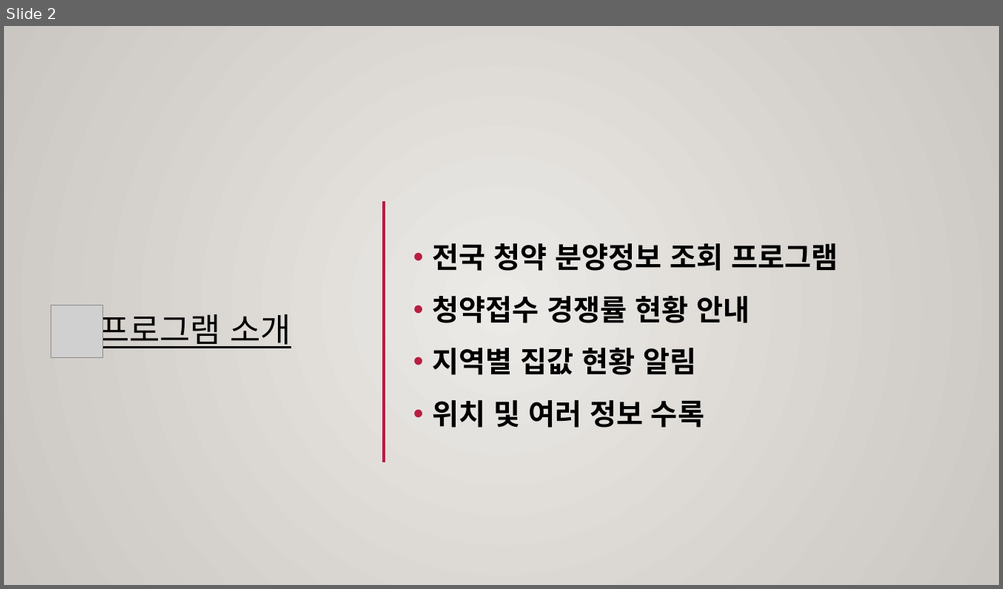
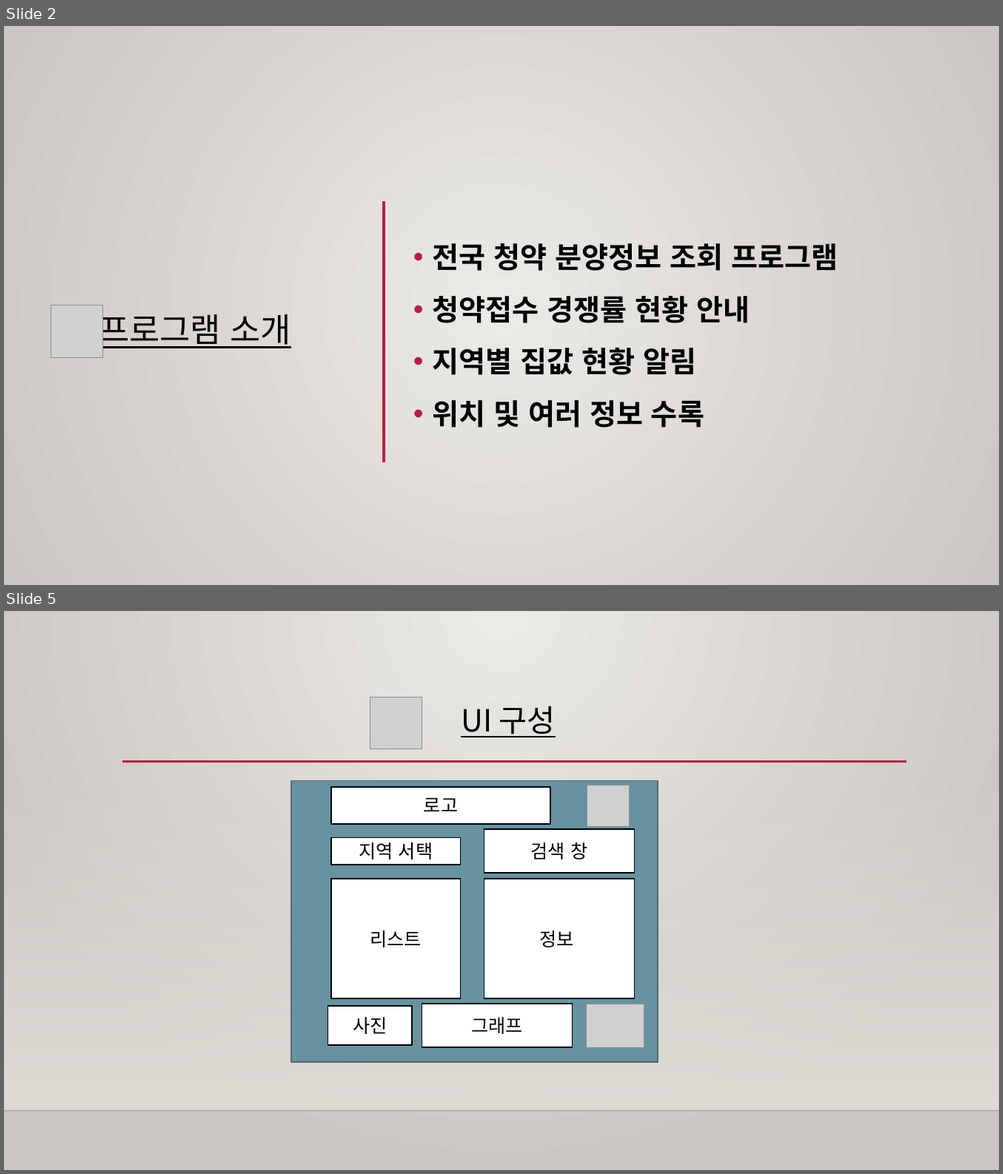
Before and after one commit to changgeunjoe/scriptLang, a slide deck: 프로젝트 발표자료/스크립트 언어 기획 발표.pptx. Shown one above the other, each under a label of ours: slide 2 before the commit, slides 2 and 5 after it; the slides between them are not shown. The pictures are 1003x589 and 1003x1174 pixels, drawn with LibreOffice and Linux fonts; fonts in the diff are those of the drawing; grey boxes stand for pictures; background and template pictures are left out. Boxes give left, top, right and bottom in pixels: in the first picture for what was removed or moved away, otherwise in the second. Text is boxed around its words. In the diff, an @@ line names an element or a change of style, - is before the commit and + after.

```diff
--- a/프로젝트 발표자료/스크립트 언어 기획 발표.pptx
+++ b/프로젝트 발표자료/스크립트 언어 기획 발표.pptx
@@ slide 5 added at bbox=[4, 611, 999, 1170], background gradient #ECEAE7 to #CAC7C1; not listed: 3 template elements that a slide beside it also shows @@
@@ picture added at bbox=[370, 698, 422, 750] @@
@@ text added at bbox=[461, 706, 555, 738], 29.6 pt, text #000000, underline @@
+UI 구성
@@ rectangle added at bbox=[291, 781, 658, 1062], fill #6892A0, outline #4D6C76 1.25 pt @@
@@ rectangle added at bbox=[332, 787, 550, 824], fill #FFFFFF, outline #000000 1.25 pt, 18 pt, text #000000 @@
+로고
@@ picture added at bbox=[586, 786, 629, 827] @@
@@ rectangle added at bbox=[484, 829, 634, 874], fill #FFFFFF, outline #000000 1.25 pt, 18 pt, text #000000 @@
+검색 창
@@ rectangle added at bbox=[332, 838, 461, 865], fill #FFFFFF, outline #000000 1.25 pt, 18 pt, text #000000 @@
+지역 서택
@@ rectangle added at bbox=[332, 879, 461, 999], fill #FFFFFF, outline #000000 1.25 pt, 18 pt, text #000000 @@
+리스트
@@ rectangle added at bbox=[484, 879, 634, 999], fill #FFFFFF, outline #000000 1.25 pt, 18 pt, text #000000 @@
+정보
@@ rectangle added at bbox=[328, 1006, 412, 1046], fill #FFFFFF, outline #000000 1.25 pt, 18 pt, text #000000 @@
+사진
@@ rectangle added at bbox=[422, 1003, 572, 1048], fill #FFFFFF, outline #000000 1.25 pt, 18 pt, text #000000 @@
+그래프
@@ picture added at bbox=[586, 1004, 644, 1048] @@
```
Also in this commit, not shown: 2 slides changed, 1 other slide added.
